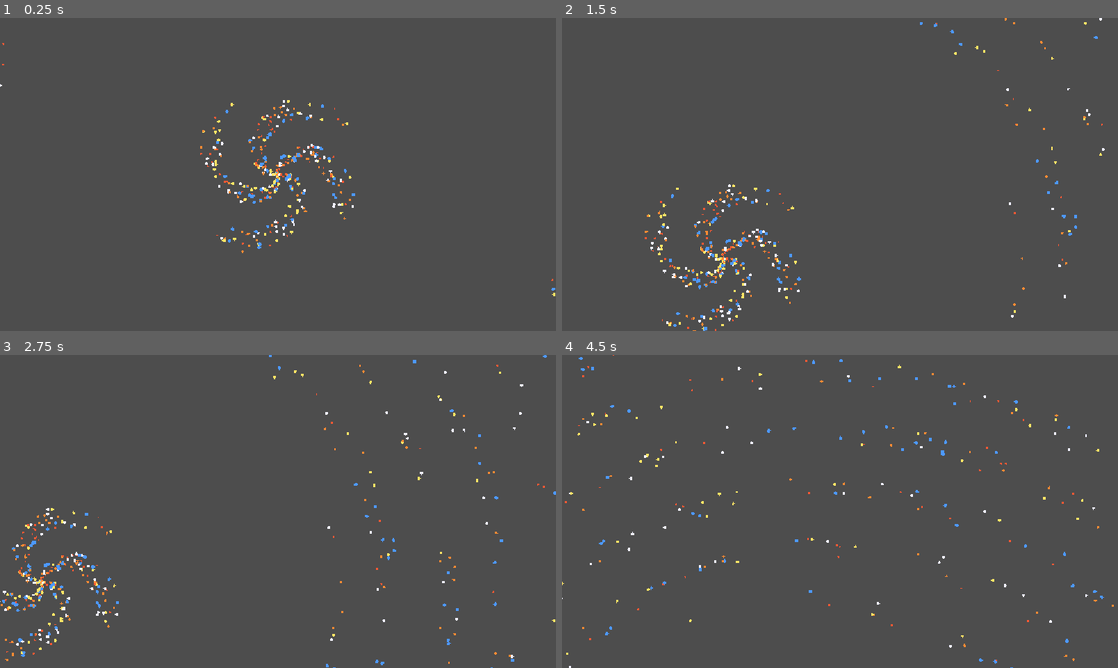
Above: before the commit, frames 1-4 (two rows, left to right).
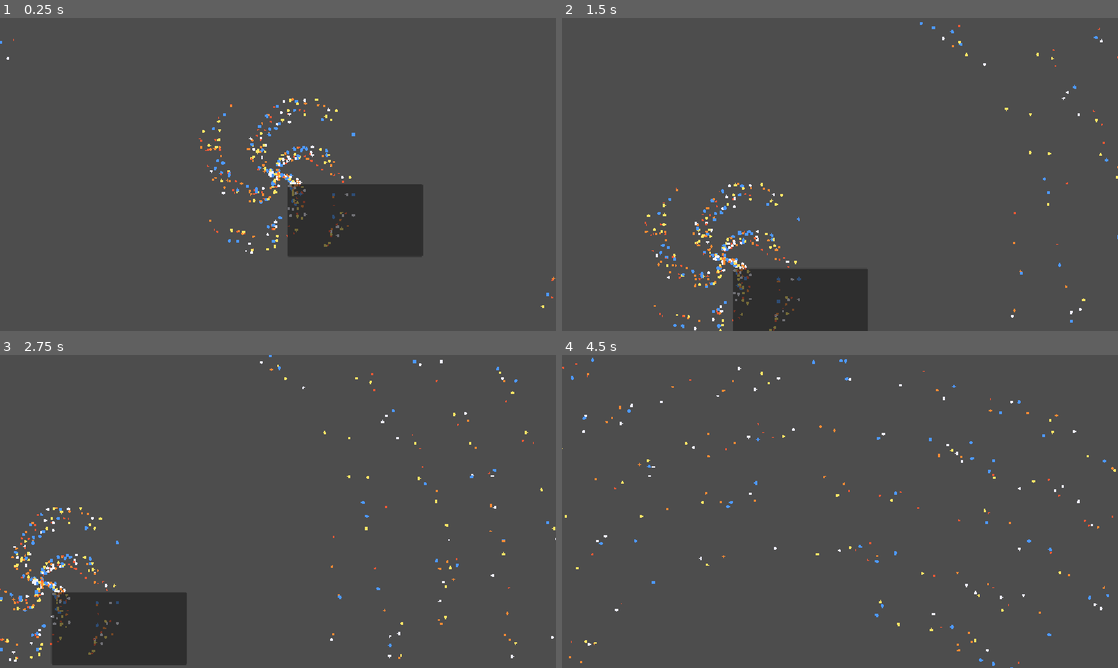
Above: after the commit, the same moments.

Repository: koromerzhin/astralis
Game: Godot game, scene res://scenes/main/Main.tscn
Same seed, same stepped clock (60 frames per second), same inputs: the game is played once before the commit and once after it. The project has no main scene, so this scene is started directly.
Inputs (mouse positions are in pixels of both pictures, inside the frame that each line leads up to):
- Up to frame 1 (0.25 s): no input
- Up to frame 2 (1.5 s): tap Enter at 0.5 s; move the mouse to (962, 158) at 0.52 s; hold D 0.53-1.28 s; hold Z 0.53-1.28 s; click (962, 158) at 0.67 s; move the mouse to (728, 190) at 1.27 s; hold S from 1.28 s (still down); tap Q at 1.35 s
- Up to frame 3 (2.75 s): move the mouse to (333, 442) at 2.02 s; release S at 2.03 s; hold D from 2.03 s (still down); hold Z from 2.03 s (still down)
- Up to frame 4 (4.5 s): move the mouse to (812, 574) at 2.77 s; release D at 2.78 s; release Z at 2.78 s; hold W 2.78-3.53 s; tap Q at 2.85, 4.35 s; click (812, 574) at 2.92 s; move the mouse to (1006, 558) at 3.52 s; hold Z 3.53-4.28 s; hold A from 3.53 s (still down); move the mouse to (673, 464) at 4.27 s

The runs differ from the first frame. In frame 1, 6.9% of the frame differs, in the area x 0-100%, y 6-93%; in frame 2, 6.3%; in frame 3, 7.3%, in the area x 0-100%, y 0-100%; in frame 4, 1.3%.

Commit message:
feat: add star information panel and system generation logic

Diff:
--- a/scenes/main/Main.tscn
+++ b/scenes/main/Main.tscn
@@ -16,3 +16,15 @@
 script = ExtResource("2_nha0i")
 
 [node name="Camera2D" type="Camera2D" parent="Galaxy" unique_id=466404262]
+
+[node name="StarInfo" type="Panel" parent="." unique_id=1933114617]
+layout_mode = 0
+offset_left = 20.0
+offset_top = 20.0
+offset_right = 300.0
+offset_bottom = 170.0
+
+[node name="InfoLabel" type="Label" parent="StarInfo" unique_id=252663770]
+layout_mode = 0
+offset_right = 250.0
+offset_bottom = 120.0
--- a/scripts/core/main.gd
+++ b/scripts/core/main.gd
@@ -3,6 +3,7 @@
 const GALAXY_SEED := 827391
 
 var galaxy_generator := GalaxyGenerator.new()
+var system_generator := SystemGenerator.new()
 var stars: Array[Dictionary] = []
 
 
@@ -13,3 +14,25 @@
 	print("Stars generated: ", stars.size())
 
 	$Galaxy.set_stars(stars)
+	$Galaxy.star_selected.connect(_on_star_selected)
+
+
+func _on_star_selected(star: Dictionary) -> void:
+	var star_id: int = star["id"]
+	var star_type: String = star["type"]
+	var star_position: Vector2 = star["position"]
+	var system_seed: int = star["system_seed"]
+
+	var system: Dictionary = system_generator.generate(
+		system_seed,
+		star_type
+	)
+
+	var info := "Système #" + str(star_id) + "\n\n"
+	info += "Type : " + star_type + "\n"
+	info += "Position : " + str(round(star_position.x))
+	info += ", " + str(round(star_position.y)) + "\n"
+	info += "Seed : " + str(system_seed) + "\n"
+	info += "Planètes : " + str(system["planets"].size())
+
+	$StarInfo/InfoLabel.text = info
--- a/scripts/galaxy/galaxy_generator.gd
+++ b/scripts/galaxy/galaxy_generator.gd
@@ -36,6 +36,7 @@
 		"id": id,
 		"position": position,
 		"type": _generate_star_type(rng),
+		"system_seed": rng.randi(),
 	}
 
 
--- a/scripts/galaxy/galaxy_view.gd
+++ b/scripts/galaxy/galaxy_view.gd
@@ -1,4 +1,6 @@
 extends Node2D
+
+signal star_selected(star: Dictionary)
 
 var stars: Array[Dictionary] = []
 var selected_star_id := -1
@@ -65,6 +67,11 @@
 	if closest_distance <= selection_distance:
 		selected_star_id = closest_star_id
 		queue_redraw()
+
+		for star in stars:
+			if star["id"] == selected_star_id:
+				star_selected.emit(star)
+				break
 
 
 func _zoom(factor: float) -> void:
--- /dev/null
+++ b/scripts/systems/system_generator.gd
@@ -0,0 +1,57 @@
+class_name SystemGenerator
+extends RefCounted
+
+
+func generate(system_seed: int, star_type: String) -> Dictionary:
+	var rng := RandomNumberGenerator.new()
+	rng.seed = system_seed
+
+	var planet_count := rng.randi_range(1, 8)
+
+	var planets: Array[Dictionary] = []
+
+	for i in planet_count:
+		planets.append(_generate_planet(rng, i))
+
+	return {
+		"seed": system_seed,
+		"star_type": star_type,
+		"planets": planets,
+	}
+
+
+func _generate_planet(
+	rng: RandomNumberGenerator,
+	id: int
+) -> Dictionary:
+	var planet_types := [
+		"rocky",
+		"desert",
+		"ocean",
+		"ice",
+		"gas_giant"
+	]
+
+	var planet_type: String = planet_types[
+		rng.randi_range(0, planet_types.size() - 1)
+	]
+
+	var orbit_distance := 100.0 + float(id) * 100.0
+	orbit_distance += rng.randf_range(-20.0, 20.0)
+
+	var size := rng.randf_range(0.5, 2.0)
+
+	var moon_count := 0
+
+	if planet_type == "gas_giant":
+		moon_count = rng.randi_range(1, 6)
+	else:
+		moon_count = rng.randi_range(0, 2)
+
+	return {
+		"id": id,
+		"type": planet_type,
+		"orbit_distance": orbit_distance,
+		"size": size,
+		"moons": moon_count,
+	}
Not shown, added: scripts/systems/system_generator.gd.uid
